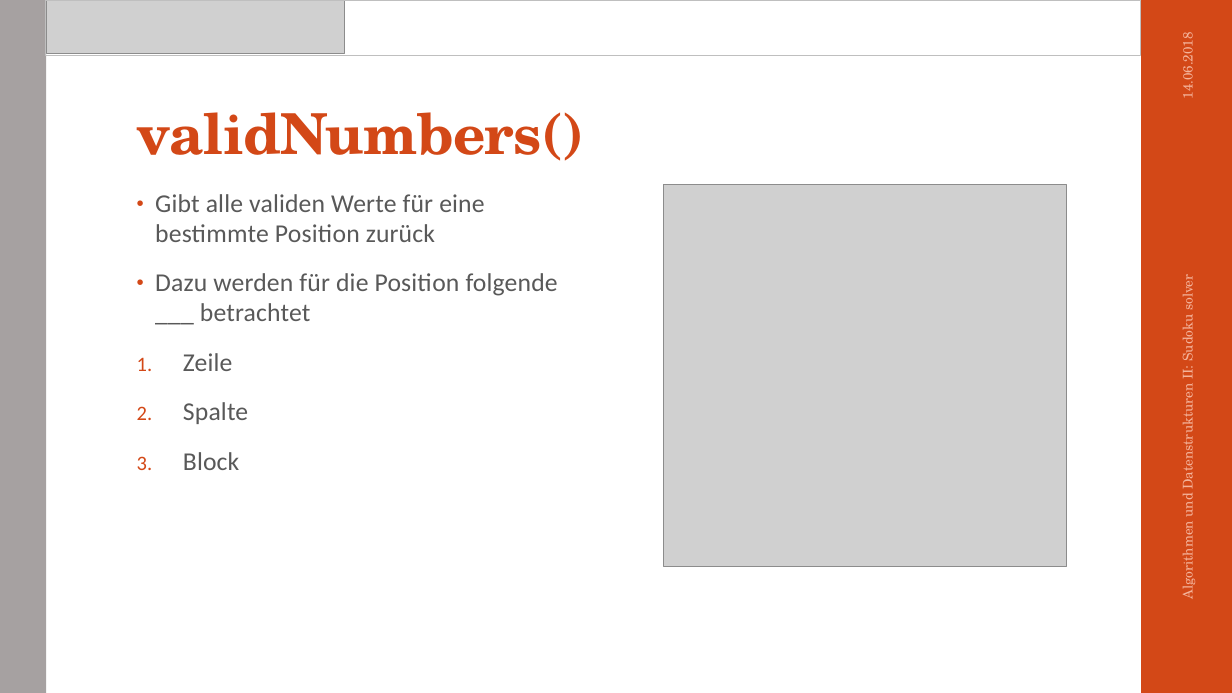
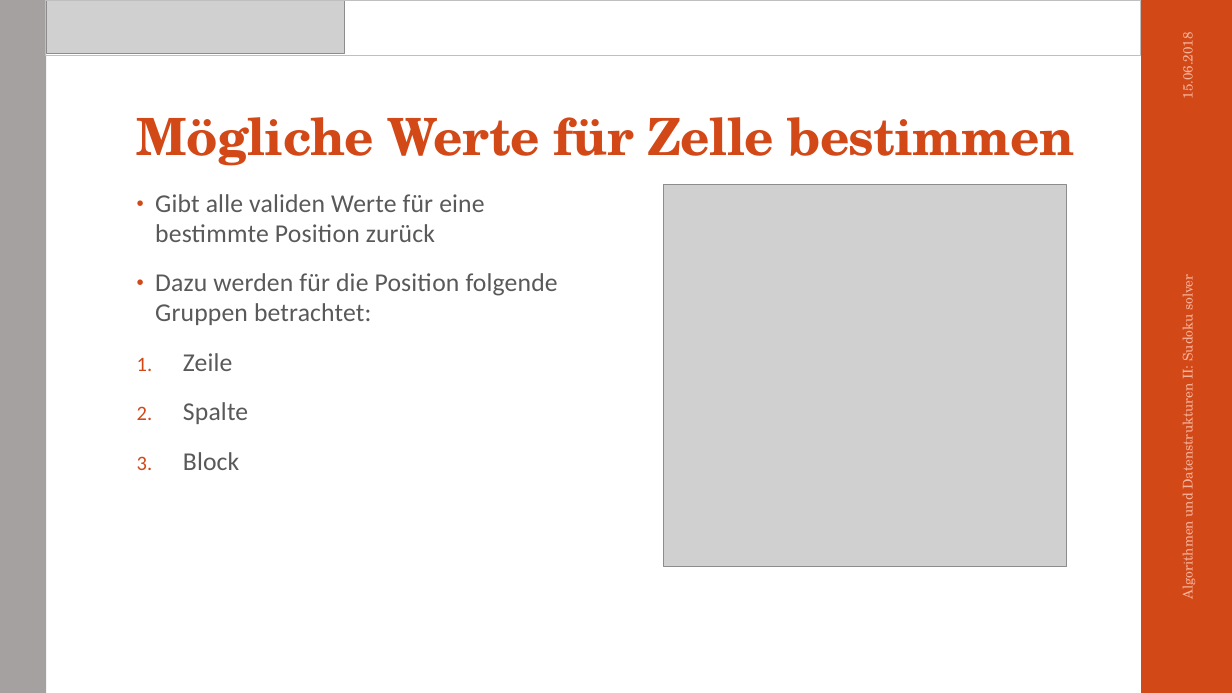
Before and after one commit to ob-algdatii-ss18/leistungsnachweis-mamatofe, a slide deck: slide 3 of Präsentation/sudokusolver.pptx. Drawn at 1232x693 pixels with LibreOffice and Linux fonts; fonts in the diff are those of the drawing; grey boxes stand for pictures. Boxes give left, top, right and bottom in pixels: in the first picture for what was removed or moved away, otherwise in the second. Text is boxed around its words. In the diff, an @@ line names an element or a change of style, - is before the commit and + after.

```diff
--- a/Präsentation/sudokusolver.pptx
+++ b/Präsentation/sudokusolver.pptx
@@ text at box(1177, 38, 1197, 97): text changed @@
-14.06.2018
+15.06.2018
@@ title at box(137, 117, 1074, 166): text changed; size 44 to 40 pt @@
-validNumbers()
+Mögliche Werte für Zelle bestimmen
@@ text at box(155, 273, 558, 325): text changed @@
-• Dazu werden für die Position folgende ___ betrachtet
+• Dazu werden für die Position folgende Gruppen betrachtet:
```
Also in this commit, not shown: 6 other slides changed, 2 slides added.
